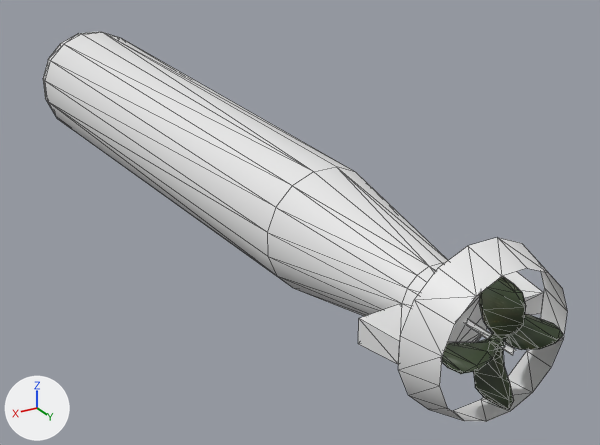
The FBX model Assets/Models/torpedo.fbx as it was, and as the next commit left it.
Rendered twice from a 50 mm camera at (2.99, 6.8, 2.43) aimed at (-0.61, 0.8, -0.57). The lights are fixed; the arrows at lower left show +X, +Y and +Z. Mesh edges are drawn as thin lines. Where no turn or scale is listed for an object, it has been applied to the vertices.

Objects in the first picture: 'fan', 'torpedo'.
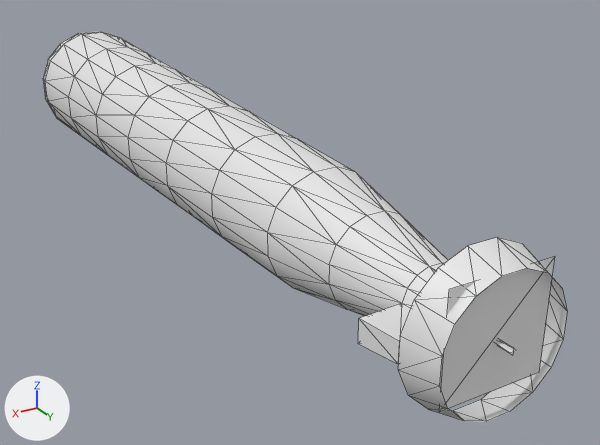
Pixel boxes (x1, y1, x2, y2) of what changed, in the pictures (600 x 445 px):
'fan', reshaped: before (442, 276, 564, 410); after (439, 257, 555, 412)
part 1 of me_torpedo_001, built on: (45, 33, 448, 316) in both
part 2 of me_fan_001, deleted: before (442, 276, 564, 410)
part 3 of me_fan_001, added: after (439, 257, 555, 412)

Edits to the bpy script that builds the scene:
```text
Add mat_fan:
    mat_fan = principled_material('Fan')
    mat_fan.base_color = (0.8, 0.8, 0.8)  # white #e7e7e7
    mat_fan.roughness = 0.4
Change me_torpedo_001:
    used by ob_torpedo; location = (0.0, 0.0, 0.0)
    remove me_torpedo_001.from_pydata(...)  # 233 vertices, 410 faces; spans x -0.62..0.62, y -3.82..4.07, z -0.62..0.61
    add me_torpedo_001.from_pydata(...)  # 329 vertices, 602 faces; spans x -0.62..0.62, y -3.82..4.07, z -0.62..0.61
    me_torpedo_001 part 1
    64 faces are deleted
    96 vertices are added at x -0.59..0.59, y -2.1..2.77, z -0.59..0.59
    256 new faces join them
Change me_fan_001:
    used by ob_fan; location = (0.0, 3.946, 0.0)
    verts and faces of me_fan_001; kept vertices keep their numbers, new ones are numbered from 122
    remove me_fan_001.from_pydata(...)  # 122 vertices, 240 faces; spans x -0.395..0.395, y -0.163..0.163, z -0.395..0.395
    remove me_fan_001.materials.append(mat_metal)  # picture img_green_metal_rust_diff_4k_jpg
    add me_fan_001.from_pydata(...)  # 4 vertices, 2 faces; spans x -0.372..0.389, y -0.001..0.001, z -0.328..0.433
    me_fan_001 part 2: the whole mesh is rebuilt
    me_fan_001 part 3
    add verts[122] = (-0.372, -0.001, -0.328)
    add verts[123] = (0.389, -0.001, -0.328)  # pixel (439, 412)
    add verts[124] = (-0.372, 0.001, 0.433)  # pixel (555, 256)
    add verts[125] = (0.389, 0.001, 0.433)  # pixel (449, 289)
    add faces += [(122, 123, 124), (123, 125, 124)]
    me_fan_001 part 4: the surface is now shaded flat
    add me_fan_001.materials.append(mat_fan)  # white #e7e7e7
```
